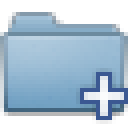
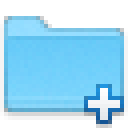
Layer changes from the first 128×128 image to the second:
painted on "Pasted Layer" over [76, 68, 128, 128]
painted on "Background" over [0, 12, 128, 120]
